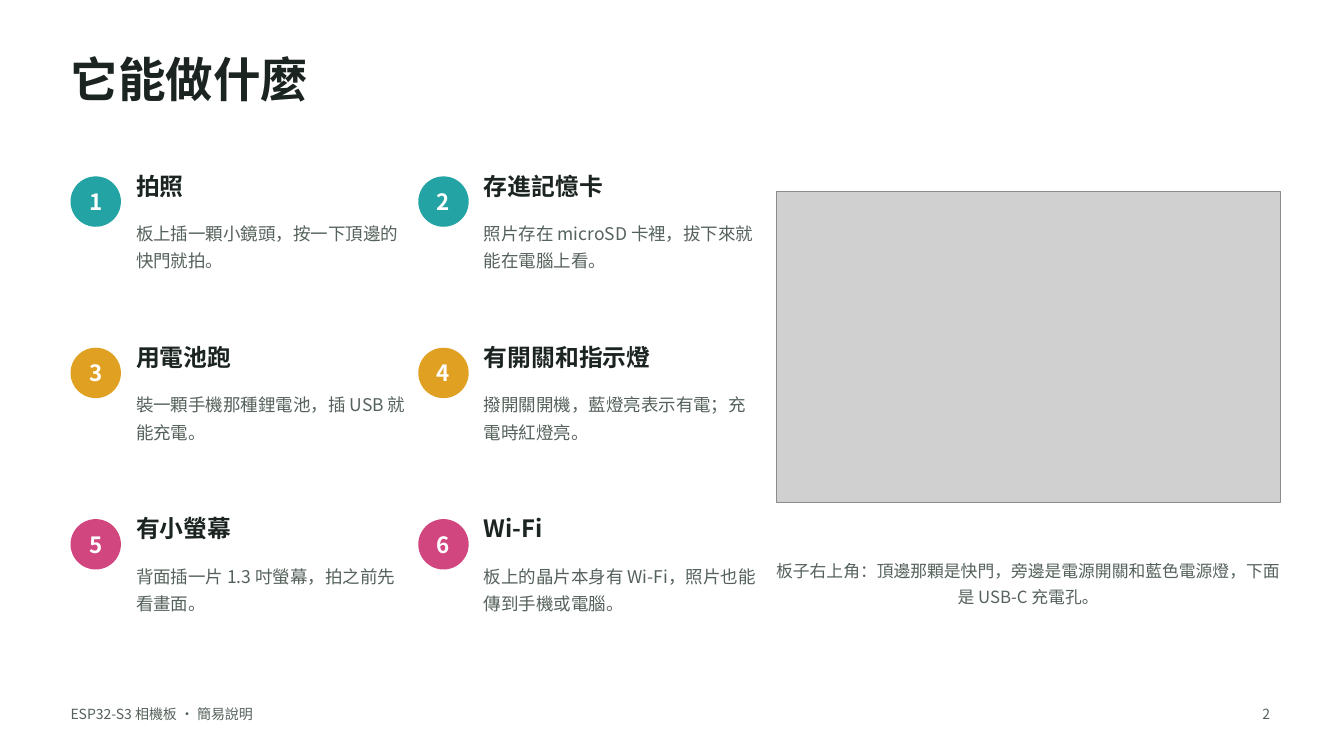
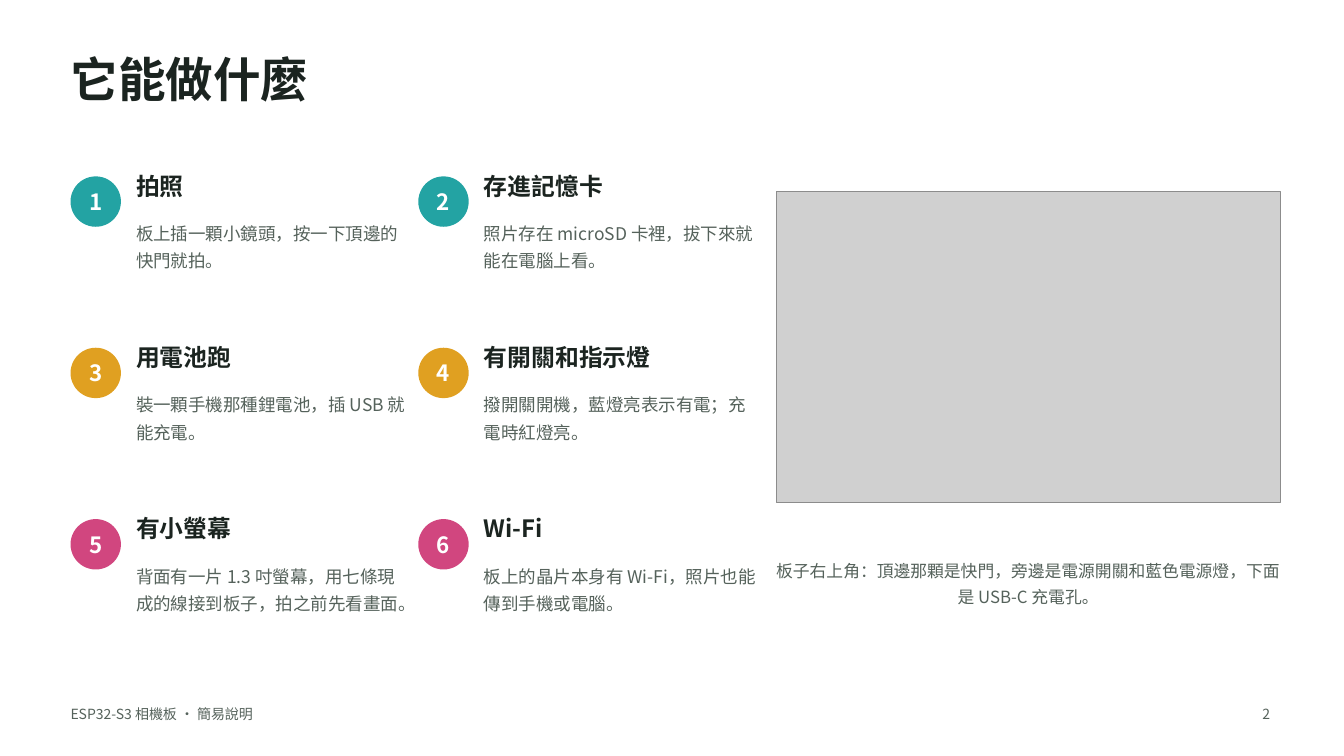
Before and after one commit to LCQIANN/esp32s3-camera, a slide deck: slide 2 of esp32s3-camera-v1.4-簡易版.pptx. Drawn at 1344x756 pixels with LibreOffice and Linux fonts; fonts in the diff are those of the drawing; grey boxes stand for pictures. Boxes give left, top, right and bottom in pixels: in the first picture for what was removed or moved away, otherwise in the second. Text is boxed around its words. In the diff, an @@ line names an element or a change of style, - is before the commit and + after.

```diff
--- a/esp32s3-camera-v1.4-簡易版.pptx
+++ b/esp32s3-camera-v1.4-簡易版.pptx
@@ text at [136, 568, 416, 612]: text changed @@
-背面插一片 1.3 吋螢幕，拍之前先看畫面。
+背面有一片 1.3 吋螢幕，用七條現成的線接到板子，拍之前先看畫面。
```
Also in this commit, not shown: 6 other slides changed, 5 other files.
